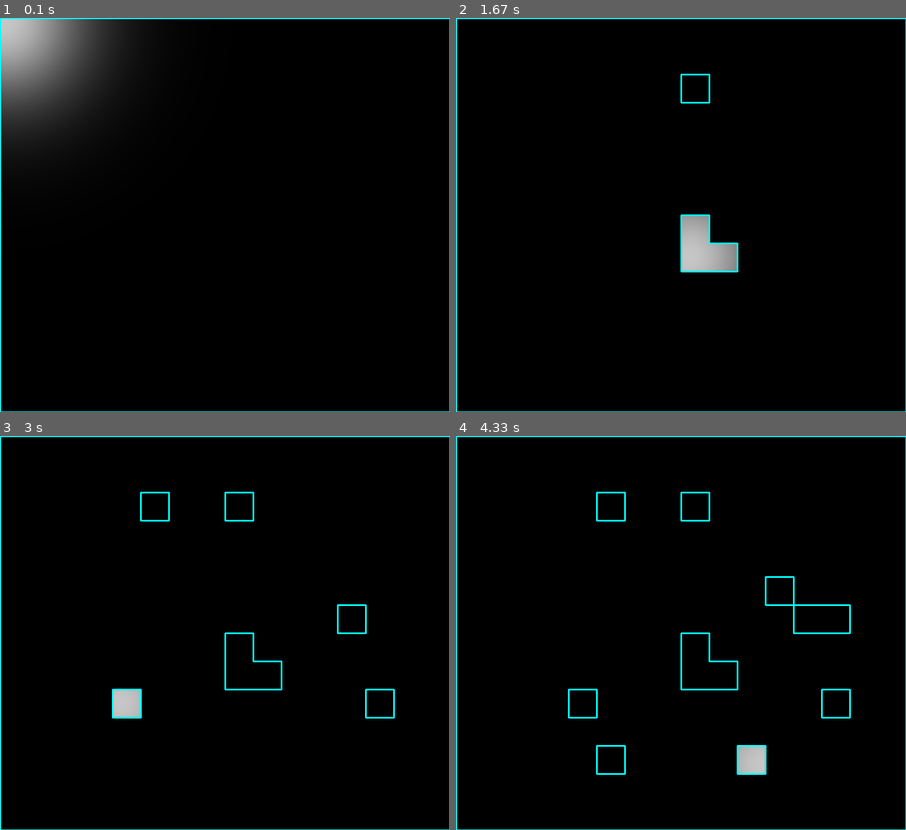
Above: before the commit, frames 1-4 (two rows, left to right).
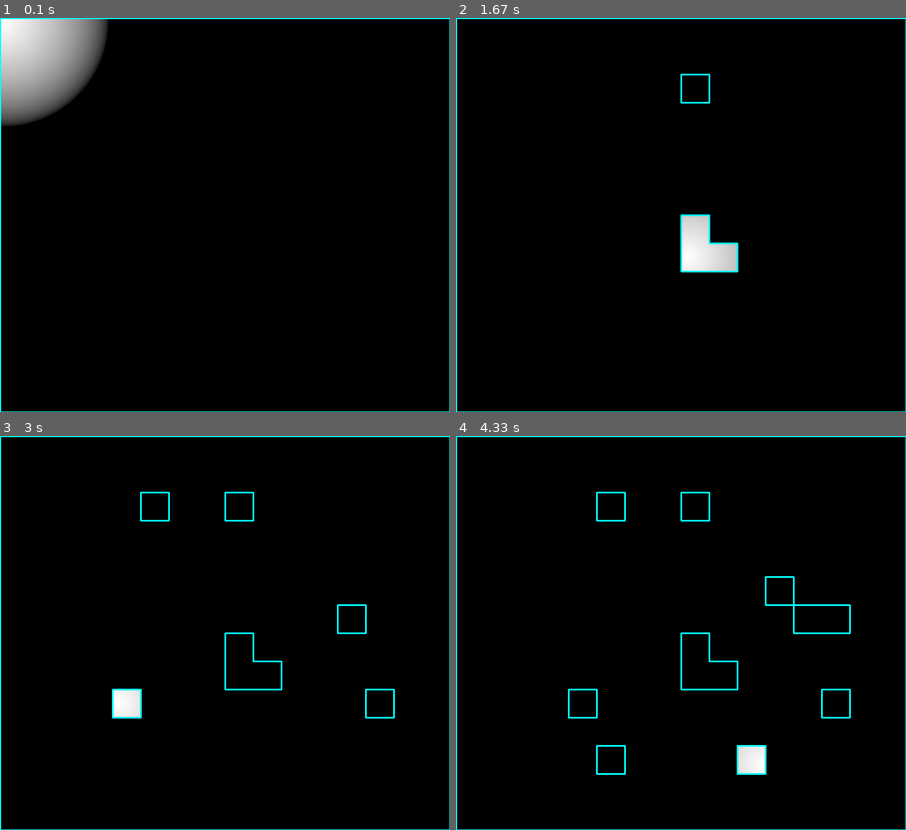
Above: after the commit, the same moments.

Repository: SushiOnToast/2D-raycasting-with-pygame
Game: pygame game, started from main.py
The game is run twice, just before and just after one commit, with the same random seed, the same clock (stepped at 60 frames per second) and the same inputs.
Inputs (mouse positions are in pixels of both pictures, inside the frame that each line leads up to):
- Up to frame 1 (0.1 s): no input
- Up to frame 2 (1.67 s): click (681, 215) at 0.38 s; press the mouse at (681, 215) at 0.7 s; move the mouse to (708, 230) at 0.8 s; release the mouse at (735, 250) at 0.93 s; click (690, 81) at 1.05 s; click (685, 258) at 1.42 s
- Up to frame 3 (3 s): click (153, 502) at 1.88 s; click (364, 625) at 2.22 s; click (382, 711) at 2.55 s; click (117, 703) at 2.88 s
- Up to frame 4 (4.33 s): click (613, 747) at 3.22 s; click (775, 581) at 3.55 s; click (838, 629) at 3.88 s; click (762, 763) at 4.22 s

The runs differ from the first frame. In frame 1, 6.5% of the frame differs, in the area x 0-29%, y 0-33%; in frame 2, 1.2%; in frame 3, 0.4%; in frame 4, 0.4%.

Commit message:
fix raycasting bug

Diff:
--- a/raycaster.py
+++ b/raycaster.py
@@ -27,16 +27,18 @@
             ((x, y + h), (x, y))              # Left edge
         ]
 
+
     @staticmethod
     def find_intersect(edges, ray):
         """
         Find the closest intersection point between a ray and a list of edges.
-        Returns the closest intersection point or None if no intersection found.
+        Improved version with better precision handling and corner cases.
         """
         origin, direction = ray
         r_px, r_py = origin.x, origin.y
         r_dx, r_dy = direction.x, direction.y
 
+        EPSILON = 1e-10  # Small value for floating point comparisons
         closest_t1 = float("inf")
         closest_point = None
 
@@ -45,21 +47,40 @@
             s_dx = s2[0] - s_px
             s_dy = s2[1] - s_py
 
-            denom = s_dx * r_dy - s_dy * r_dx  # Cross product to check for parallel lines
-            if denom == 0:
-                continue  # Lines are parallel and won't intersect
+            # Calculate determinant for intersection
+            denom = s_dx * r_dy - s_dy * r_dx
 
-            # Solving for intersection point using parametric equations
+            # Skip if lines are parallel (near zero determinant)
+            if abs(denom) < EPSILON:
+                continue
+
+            # Calculate intersection parameters
             t2 = (r_dx * (s_py - r_py) + r_dy * (r_px - s_px)) / denom
-            t1 = (s_px + s_dx * t2 - r_px) / r_dx if r_dx != 0 else (s_py + s_dy * t2 - r_py) / r_dy
 
-            # Check if intersection is valid
-            if t1 > 0 and 0 <= t2 <= 1:
-                if t1 < closest_t1:
-                    closest_t1 = t1
-                    closest_point = pygame.Vector2(r_px + r_dx * t1, r_py + r_dy * t1)
+            # Skip if intersection is outside the edge segment
+            if t2 < -EPSILON or t2 > 1 + EPSILON:
+                continue
+
+            # Calculate t1 more robustly by choosing the more numerically stable calculation
+            if abs(r_dx) > abs(r_dy):
+                t1 = (s_px + s_dx * t2 - r_px) / r_dx
+            else:
+                t1 = (s_py + s_dy * t2 - r_py) / r_dy
+
+            # Skip if intersection is behind the ray origin
+            if t1 < EPSILON:
+                continue
+
+            # Update closest intersection if this one is closer
+            if t1 < closest_t1:
+                closest_t1 = t1
+                # Use precise intersection calculation
+                px = s_px + s_dx * t2
+                py = s_py + s_dy * t2
+                closest_point = pygame.Vector2(px, py)
 
         return closest_point
+
 
     @staticmethod
     def get_unique_points(edges):
@@ -79,26 +100,50 @@
     @staticmethod
     def find_all_intersects(origin, edges):
         """
-        Cast rays from the origin toward every unique edge point (plus small offsets),
-        and collect the resulting intersection points.
-        Sorts points by angle to prepare for polygon drawing.
+        Cast rays from the origin toward every unique edge point and corner.
+        Improved version with better corner handling and more precise angles.
         """
-        epsilon = 0.00001  # Small offset to cast slightly left and right of points to avoid gaps
         points = []
+        EPSILON = 0.0001  # Smaller epsilon for tighter ray spread
+        unique_points = Raycaster.get_unique_points(edges)
 
-        unique_points = Raycaster.get_unique_points(edges)
+        def add_ray_at_angle(angle):
+            direction = pygame.Vector2(math.cos(angle), math.sin(angle))
+            ray = (origin, direction)
+            intersection = Raycaster.find_intersect(edges, ray)
+            if intersection:
+                points.append(intersection)
+
+        # Cast rays to all unique points
         for px, py in unique_points:
-            angle = math.atan2(py - origin.y, px - origin.x)
+            base_angle = math.atan2(py - origin.y, px - origin.x)
 
-            # Cast 3 rays per point: directly, slightly left, and slightly right
-            for offset in [0, -epsilon, epsilon]:
-                a = angle + offset
-                direction = pygame.Vector2(math.cos(a), math.sin(a))
-                ray = (origin, direction)
-                intersection = Raycaster.find_intersect(edges, ray)
-                if intersection:
-                    points.append(intersection)
+            # Cast 5 rays around each corner point for better coverage
+            angles = [
+                base_angle,  # Direct ray
+                base_angle - EPSILON,  # Slightly left
+                base_angle + EPSILON,  # Slightly right
+                base_angle - 2 * EPSILON,  # Further left
+                base_angle + 2 * EPSILON,  # Further right
+            ]
 
-        # Sort points counter-clockwise for drawing polygon
-        points.sort(key=lambda p: math.atan2(p.y - origin.y, p.x - origin.x))
-        return points
+            for angle in angles:
+                add_ray_at_angle(angle)
+
+        # Sort points by angle for proper polygon rendering
+        # Use a more precise sorting method
+        def get_angle(point):
+            dx = point.x - origin.x
+            dy = point.y - origin.y
+            angle = math.atan2(dy, dx)
+            return angle if angle >= 0 else angle + 2 * math.pi
+
+        points.sort(key=get_angle)
+
+        # Remove duplicate points that are very close to each other
+        filtered_points = []
+        for i, point in enumerate(points):
+            if not filtered_points or (point - filtered_points[-1]).length() > EPSILON:
+                filtered_points.append(point)
+
+        return filtered_points
Binary file changed: light_effect.png
